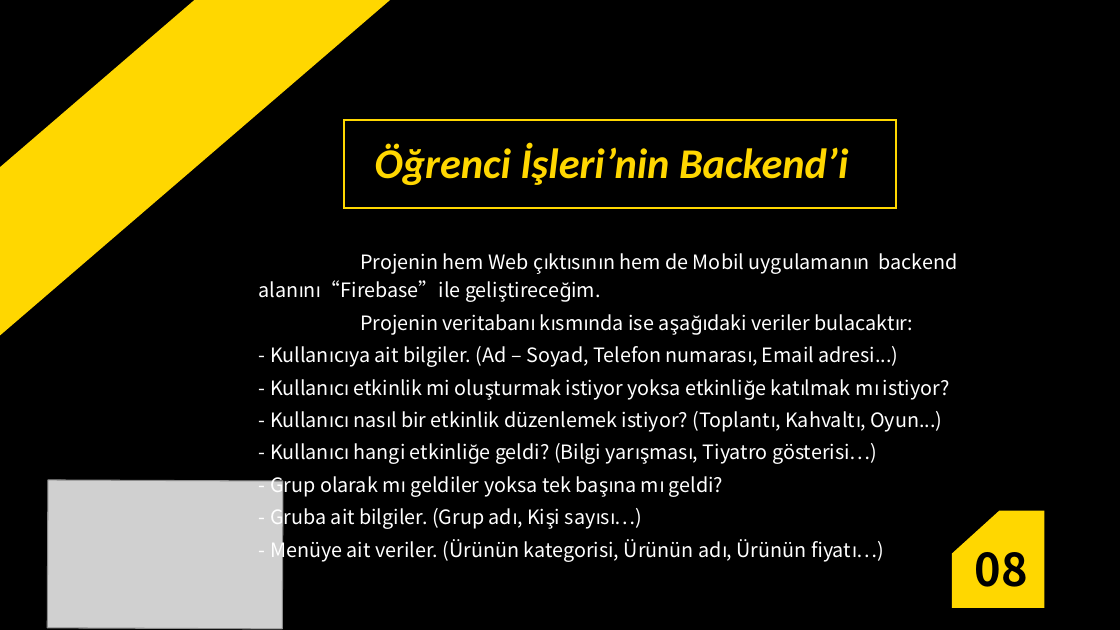
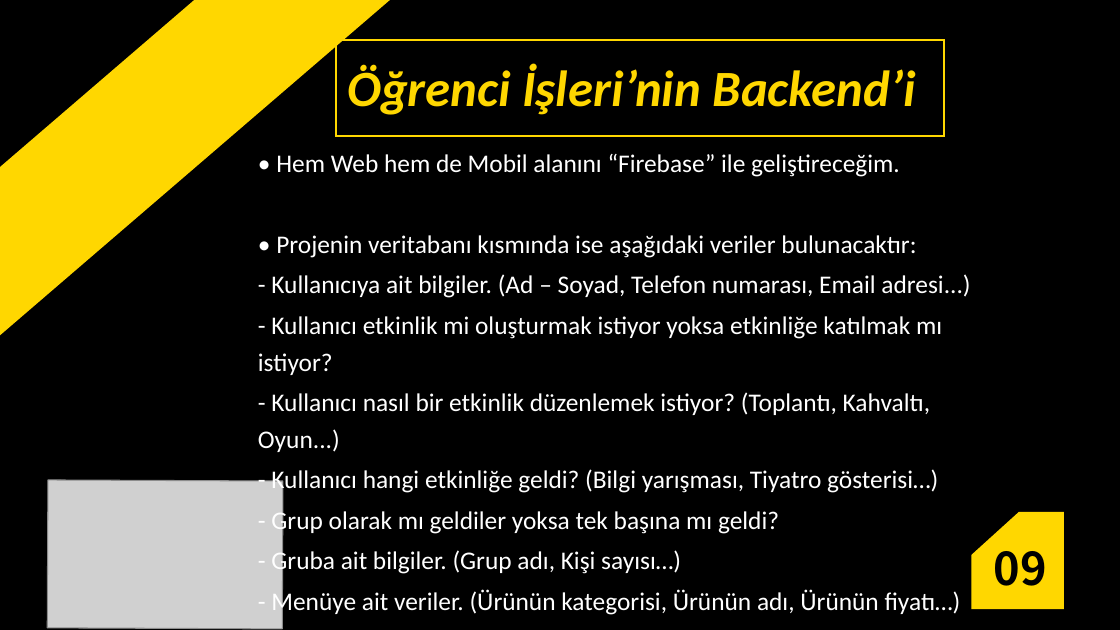
Before and after one commit to berkayemreb/TEZ_Ogrenci-Isleri, a slide deck: slide 9 of OgrenciIsleri.odp (slide 8 before the commit). Drawn at 1120x630 pixels with LibreOffice and Linux fonts; fonts in the diff are those of the drawing; grey boxes stand for pictures. Boxes give left, top, right and bottom in pixels: in the first picture for what was removed or moved away, otherwise in the second. Text is boxed around its words. In the diff, an @@ line names an element or a change of style, - is before the commit and + after.

```diff
--- a/OgrenciIsleri.odp
+++ b/OgrenciIsleri.odp
@@ text "Öğrenci İşleri’nin Backend’i": place and size @@
-text "Öğrenci İşleri’nin Backend’i" at <box>375,143,848,185</box>
+text "Öğrenci İşleri’nin Backend’i" at <box>347,65,916,115</box>
@@ text "Öğrenci İşleri’nin Backend’i" at <box>347,65,916,115</box>: size 30 to 36 pt @@
@@ rectangle: place and size @@
-rectangle at <box>345,120,896,208</box>
+rectangle at <box>336,40,944,135</box>
@@ text "• Hem Web hem de ...": place and size @@
-text "• Hem Web hem de ..." at <box>270,253,957,563</box>
+text "• Hem Web hem de ..." at <box>258,154,970,616</box>
@@ text at <box>276,154,916,258</box>: text changed; size 14 to 18 pt; font Noto Sans CJK SC to Calibri @@
-Projenin hem Web çıktısının hem de Mobil uygulamanın backend alanını“Firebase”ile geliştireceğim.
-Projenin veritabanı kısmında ise aşağıdaki veriler bulacaktır:
+• Hem Web hem de Mobil alanını “Firebase” ile geliştireceğim.
+• Projenin veritabanı kısmında ise aşağıdaki veriler bulunacaktır:
@@ text at <box>258,274,970,616</box>: size 14 to 18 pt, font Noto Sans CJK SC to Calibri in "- Kullanıcıya ait bilgiler. (Ad – Soyad, ...", "- Kullanıcı etkinlik mi oluşturmak istiyor yoksa ...", "- Kullanıcı nasıl bir etkinlik düzenlemek istiyor? ...", "- Kullanıcı hangi etkinliğe geldi? (Bilgi yarışması, ..." and 3 more places @@
@@ freeform shape: place and size @@
-freeform shape at <box>952,511,1045,609</box>
+freeform shape at <box>972,512,1064,610</box>
@@ text removed at <box>974,552,1027,587</box> @@
-08
@@ text added at <box>994,551,1047,586</box>, 32 pt, text #000000, bold @@
+09
```
Also in this commit, not shown: 14 other slides changed, 2 slides added, 2 slides removed, 2 other files.
